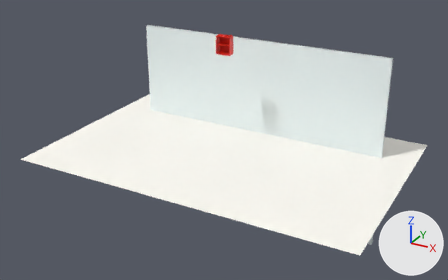
Renders of the Blender file dataset/scenes/simple.blend from each side of a commit.
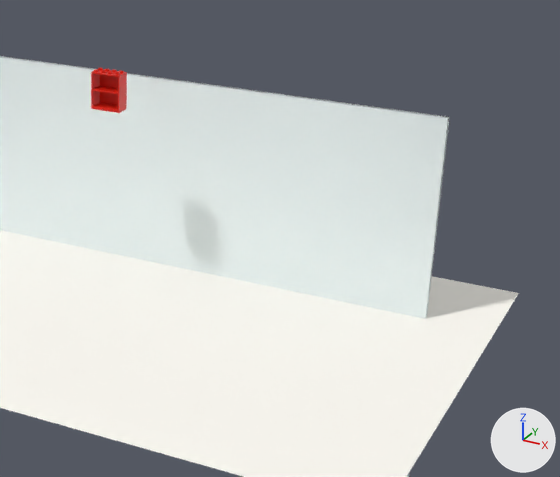
Each version is shown whole from a camera (50 mm lens) standing at (14.2, -26.3, 13.8) and looking at (-0.3, 0.0, 0.6), then close up on the part from 38% to 100% of the width and 0% to 84% of the height. Every picture has the same lights, and +X, +Y and +Z are marked at lower right.

Before the edit, the objects in view are built like this:
```python
me_cube = bpy.data.meshes.new('Cube')
me_cube.from_pydata(...)  # a box spanning x -1.0..1.0, y -1.0..1.0, z -1.0..1.0
me_cube.polygons.foreach_set('use_smooth', [True] * 6)
me_cube.materials.append(mat_material)  # white #f5ffff
me_mesh_1_dat_4_001 = bpy.data.meshes.new('Mesh_1.dat_4.001')
me_mesh_1_dat_4_001.from_pydata(...)  # 736 vertices, 556 faces; spans x -1.169..-0.369, y 0.711..1.111, z -1.133..-0.133
me_mesh_1_dat_4_001.polygons.foreach_set('use_smooth', [True] * 556)
me_mesh_1_dat_4_001.materials.append(mat_legobsledz_001)  # red #e71f0b
me_plane_001 = bpy.data.meshes.new('Plane.001')
me_plane_001.from_pydata([(-1.0, -1.0, 0.0), (1.0, -1.0, 0.0), (-1.0, 1.0, 0.0), (1.0, 1.0, 0.0)], [], [(0, 1, 3, 2)])
me_plane_001.materials.append(mat_material_003)  # white #fffdf5
ob_cube = bpy.data.objects.new('Cube', me_cube)
ob_cube.location = (0.0, 3.25, 0.0)
ob_cube.scale = (7.26, 0.0855, 5.31)
ob_patternbrick = bpy.data.objects.new('PatternBrick', me_mesh_1_dat_4_001)
ob_patternbrick.location = (0.0, 0.0, 6.14)
_m = ob_patternbrick.modifiers.new('Bevel', 'BEVEL')
_m.width = 0.005
_m.width_pct = 0.005
_m.segments = 4
_m.limit_method = 'WEIGHT'
_m = ob_patternbrick.modifiers.new('Edge Split', 'EDGE_SPLIT')
ob_plane_001 = bpy.data.objects.new('Plane.001', me_plane_001)
ob_plane_001.location = (0.0, 0.0, 0.0)
ob_plane_001.scale = (9.01, 5.97, 1.0)
```
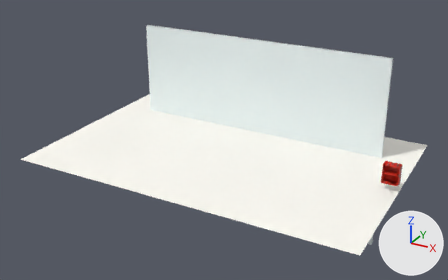
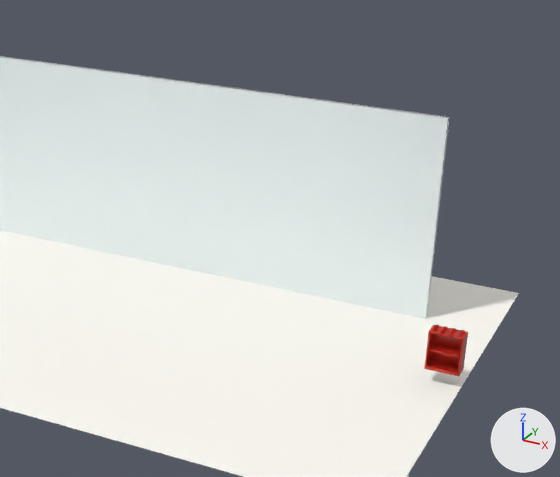
What differs and where, as boxes (x1, y1, x2, y2) in the close-ups (560 x 477 px; the box of a moved part takes in the faces that stretch with it):
'PatternBrick', recoloured, reshaped, moved (22% wider, 13% taller)
    before: (91, 68, 127, 113)
    after: (424, 325, 468, 376)
part 1 of me_mesh_1_dat_4_001, moved or reshaped
    before: (91, 69, 127, 113)
    after: (424, 325, 468, 376)

Patch to the scene script:
```diff
--- a/dataset/scenes/simple.blend.py
+++ b/dataset/scenes/simple.blend.py
@@ ng_lego_standard @@
+ng_lego_standard = bpy.data.node_groups.new('Lego Standard', 'ShaderNodeTree')
+# nodes: BsdfPrincipled, Mix
@@ ng_concave_walls @@
+ng_concave_walls = bpy.data.node_groups.new('Concave Walls', 'ShaderNodeTree')
+# nodes: Group
@@ ng_distance_to_center @@
+ng_distance_to_center = bpy.data.node_groups.new('Distance-To-Center', 'ShaderNodeTree')
+# nodes: Mix, TexCoord, VectorMath
@@ ng_vector_element_power @@
+ng_vector_element_power = bpy.data.node_groups.new('Vector-Element-Power', 'ShaderNodeTree')
+# nodes: CombineXYZ, Math, SeparateXYZ
@@ ng_convert_to_normals @@
+ng_convert_to_normals = bpy.data.node_groups.new('Convert-To-Normals', 'ShaderNodeTree')
+# nodes: Bump, Math, ValToRGB
+# colours: white #ffffff, black #000000
@@ mat_material_4_c @@
+mat_material_4_c = bpy.data.materials.new('Material_4_c')
+# nodes: Group, OutputMaterial
+# colours: red #c4281b
@@ me_mesh_1_dat_4_001 @@
 # used by ob_patternbrick; location = (0.0, 0.0, 6.14)
-me_mesh_1_dat_4_001.from_pydata(...)  # 736 vertices, 556 faces; spans x -1.169..-0.369, y 0.711..1.111, z -1.133..-0.133
-me_mesh_1_dat_4_001.materials.append(mat_legobsledz_001)  # red #e71f0b
+me_mesh_1_dat_4_001.from_pydata(...)  # 736 vertices, 556 faces; spans x -0.4..0.4, y -0.263..0.156, z -0.501..0.499
+# me_mesh_1_dat_4_001 part 1: 32 of 736 vertices moved; they spanned x -1.169..-0.369, y 0.711..1.111, z -1.133..-0.173 and now span x -0.4..0.4, y -0.263..0.156, z -0.501..0.459; mean shift (0.769, -0.959, 0.633); largest move (-1.129, 0.711, -0.613) -> (-0.342, -0.263, 0.019)
+me_mesh_1_dat_4_001.materials.append(mat_material_4_c)
@@ ob_patternbrick @@
 ob_patternbrick = bpy.data.objects.new('PatternBrick', me_mesh_1_dat_4_001)
-ob_patternbrick.location = (0.0, 0.0, 6.14)
+ob_patternbrick.location = (8.56, 0.0, 0.85)
 _m = ob_patternbrick.modifiers.new('Bevel', 'BEVEL')
```
